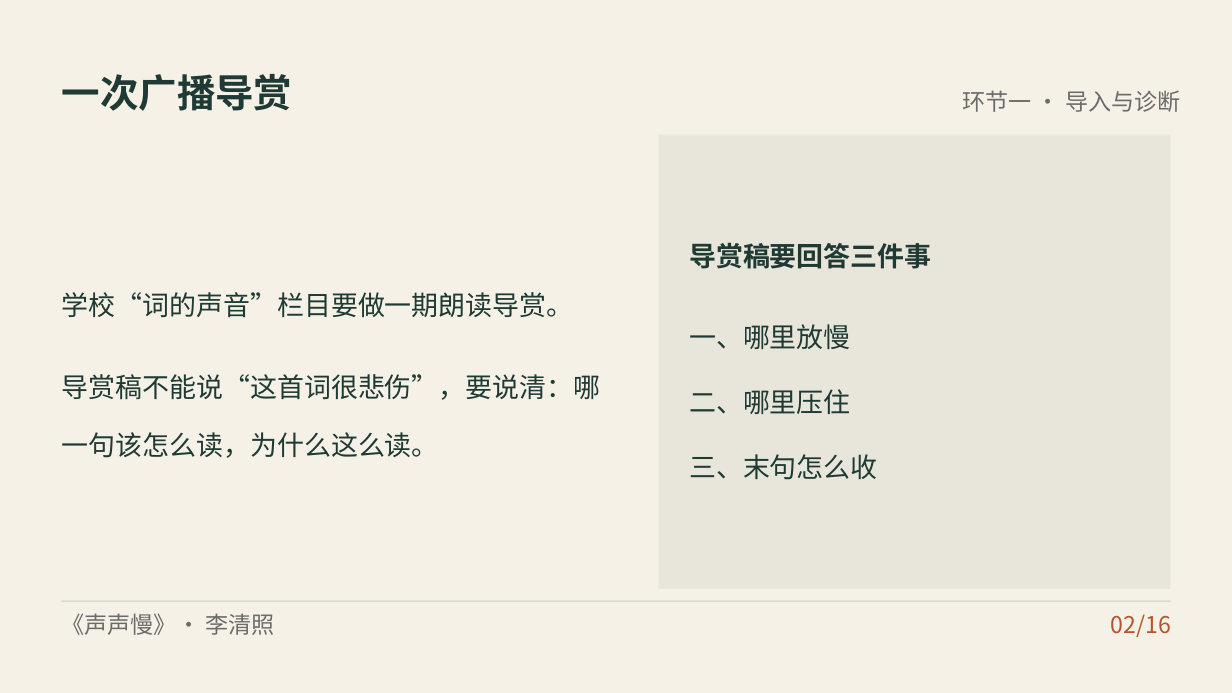
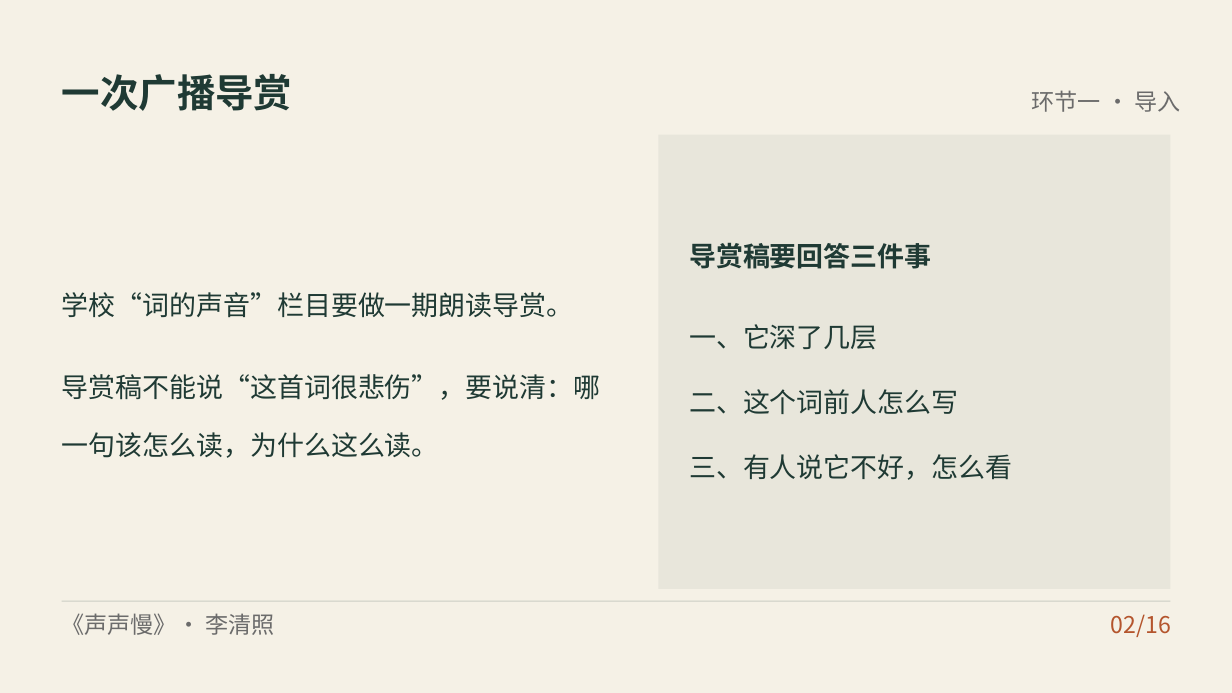
Before and after one commit to zhshy/gaozhong-yuwen-design-orchestrator, a slide deck: slide 2 of examples/声声慢/课件/声声慢.pptx. Drawn at 1232x693 pixels with LibreOffice and Linux fonts; fonts in the diff are those of the drawing. Boxes give left, top, right and bottom in pixels: in the first picture for what was removed or moved away, otherwise in the second. Text is boxed around its words. In the diff, an @@ line names an element or a change of style, - is before the commit and + after.

```diff
--- a/examples/声声慢/课件/声声慢.pptx
+++ b/examples/声声慢/课件/声声慢.pptx
@@ text at [1032,90,1180,112]: text changed @@
-环节一 · 导入与诊断
+环节一 · 导入
@@ text at [689,324,878,349]: text changed @@
-一、哪里放慢
+一、它深了几层
@@ text at [689,389,959,414]: text changed @@
-二、哪里压住
+二、这个词前人怎么写
@@ text at [689,454,1012,480]: text changed @@
-三、末句怎么收
+三、有人说它不好，怎么看
```
Also in this commit, not shown: 12 other slides changed, 2 slides added, 2 slides removed, 26 other files.
